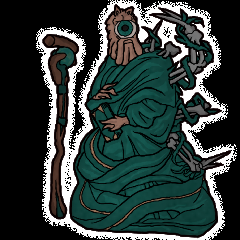
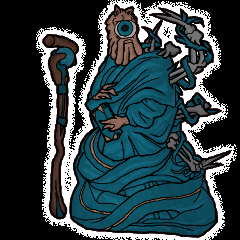
Layers edited between the first and the second 240 x 240 image:
pixels changed over [52, 12, 218, 236] (layer not identified)
